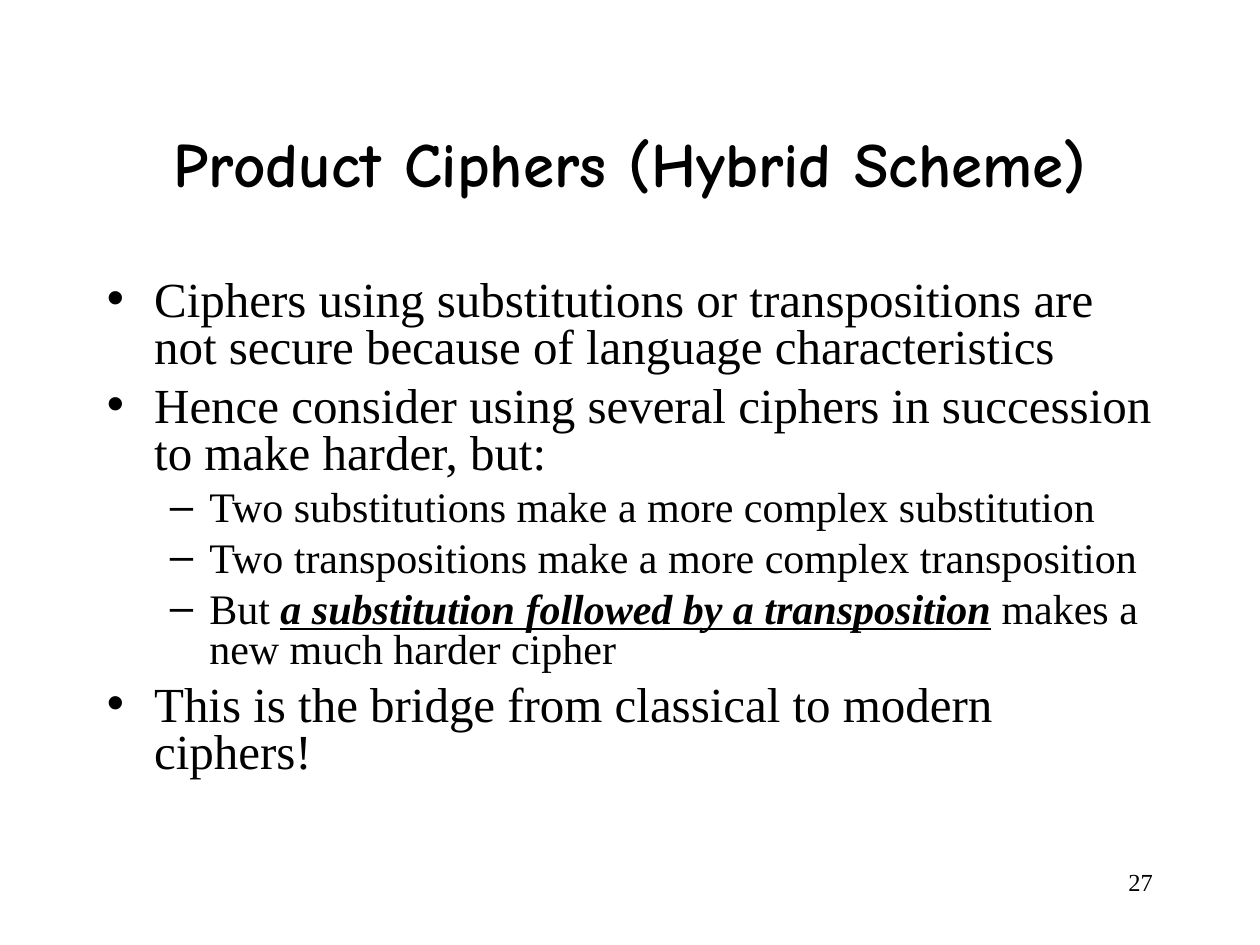
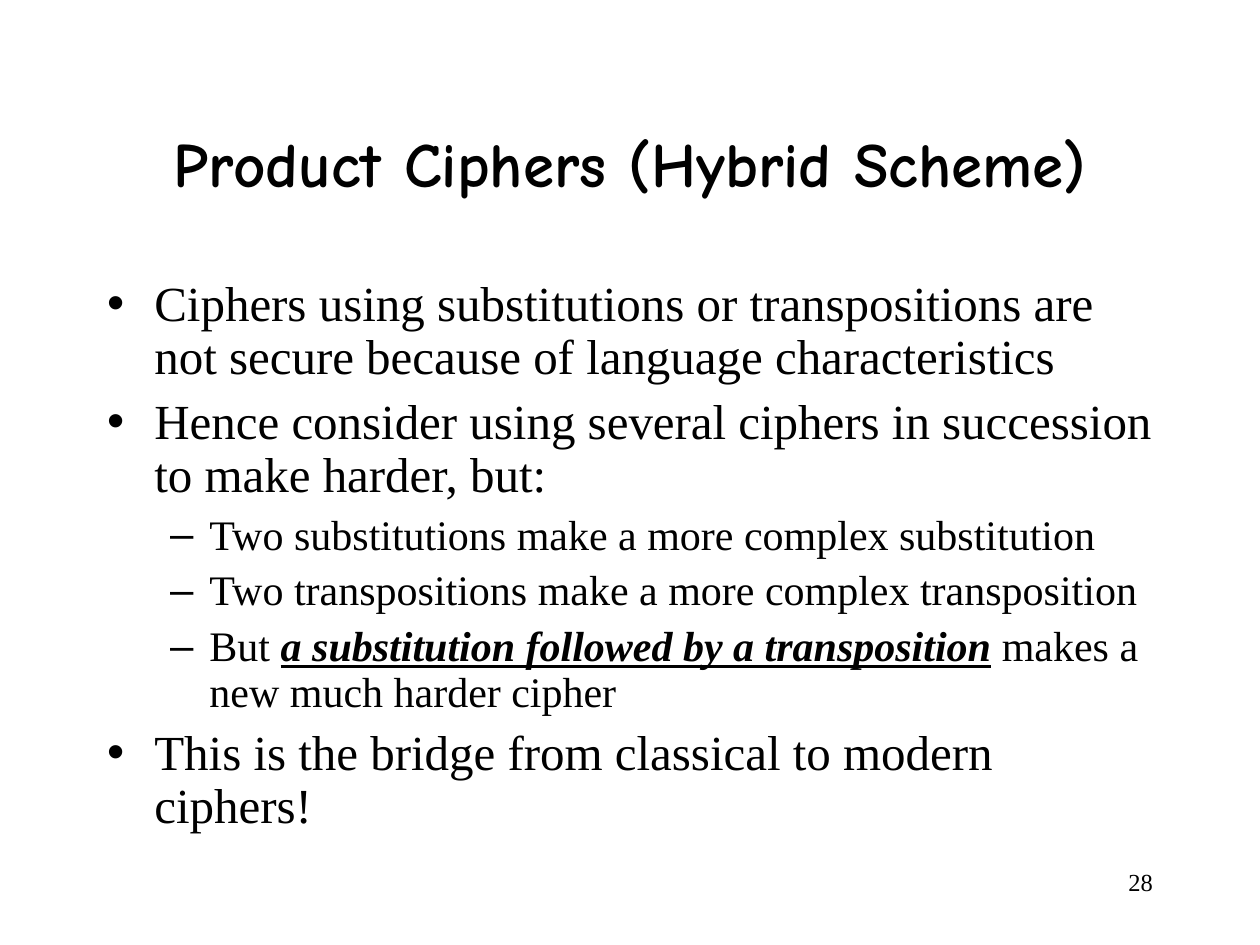
Before and after one commit to wangjin0818/Network_Security, a slide deck: slide 28 of week 03/Chapter 2.ppt (slide 27 before the commit). Drawn at 1260x945 pixels with LibreOffice and Linux fonts; fonts in the diff are those of the drawing. Boxes give left, top, right and bottom in pixels: in the first picture for what was removed or moved away, otherwise in the second. Text is boxed around its words. In the diff, an @@ line names an element or a change of style, - is before the commit and + after.

```diff
--- a/week 03/Chapter 2.ppt
+++ b/week 03/Chapter 2.ppt
@@ text "Ciphers using substitutions or transpositions ..." at (x1=154, y1=287, x2=1151, y2=833): line spacing 0.8 to 0.9 @@
@@ page number at (x1=1128, y1=874, x2=1153, y2=892): text changed @@
-27
+28
```
Also in this commit, not shown: 2 other slides changed, 2 slides added, 1 slide removed, 1 other file.
